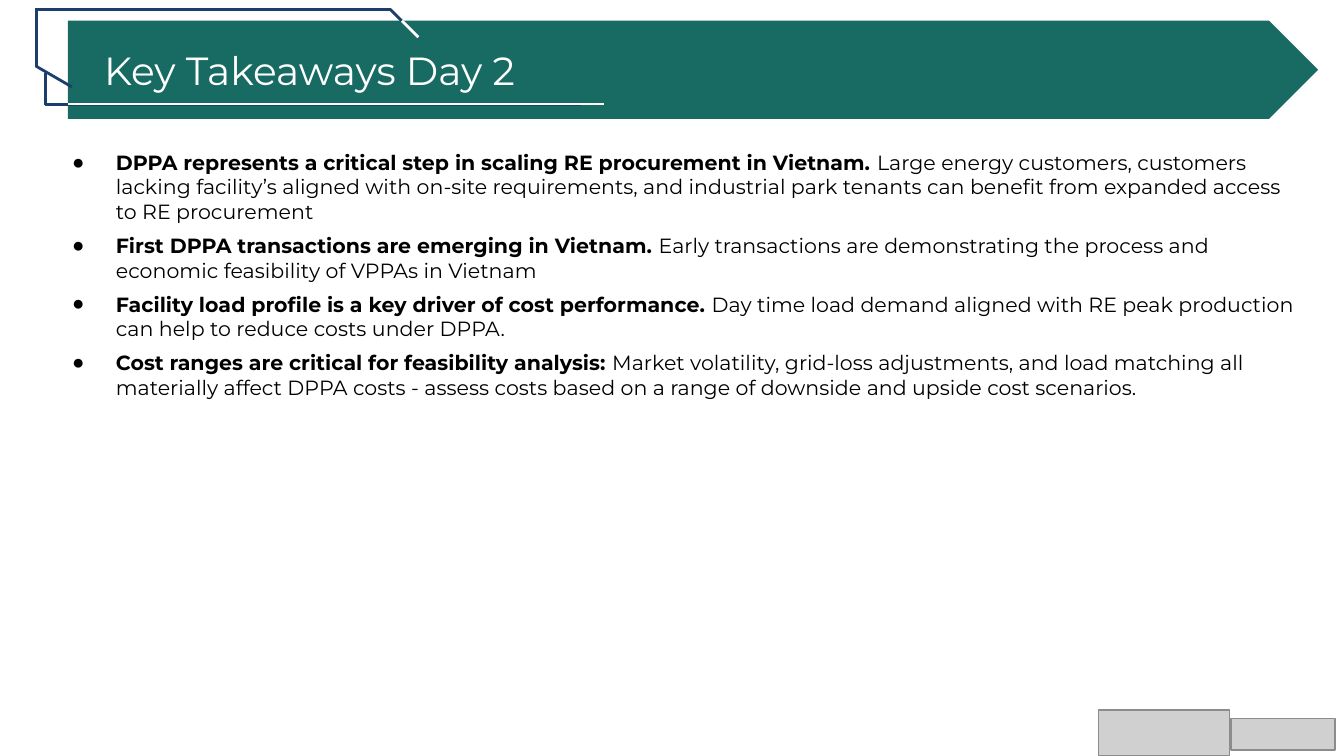
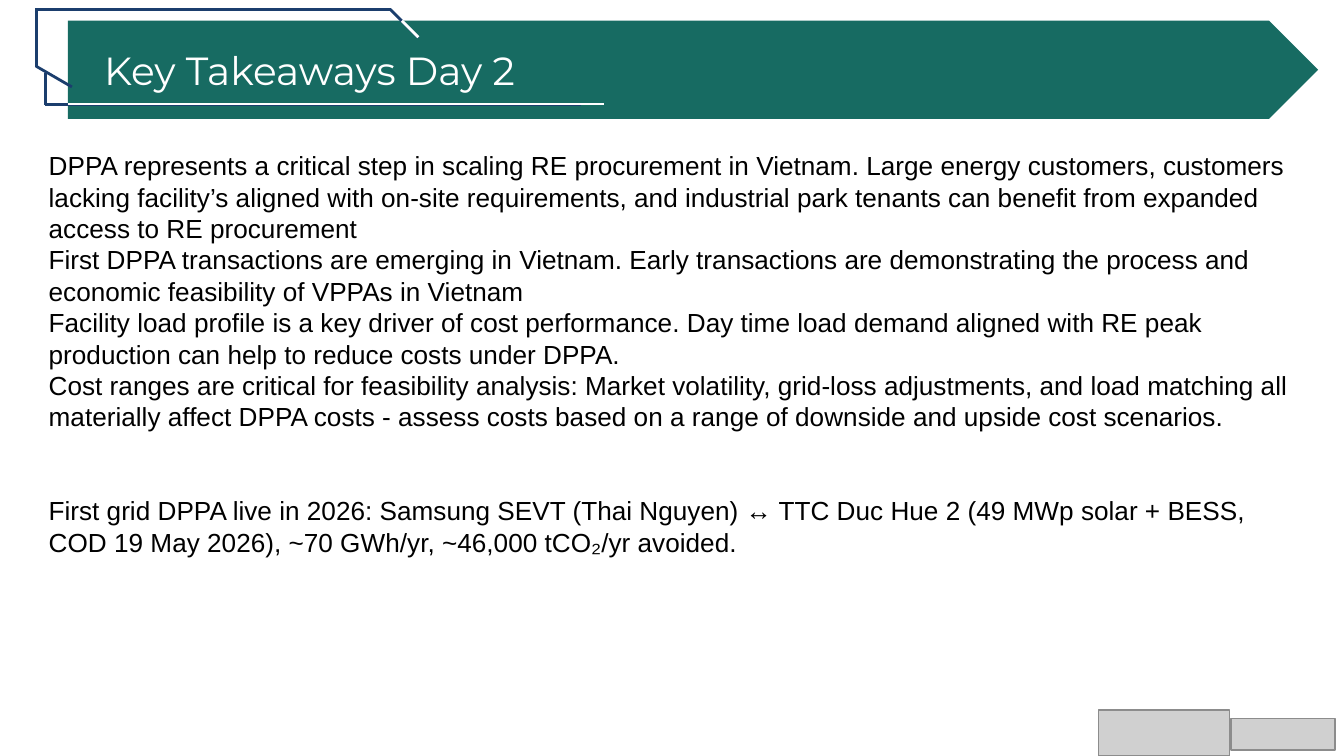
Before and after one commit to tah-allotrope/dppa-case, a slide deck: slide 40 of ceba/CEBA DPPA 2026.pptx. Drawn at 1344x756 pixels with LibreOffice and Linux fonts; fonts in the diff are those of the drawing; grey boxes stand for pictures. Boxes give left, top, right and bottom in pixels: in the first picture for what was removed or moved away, otherwise in the second. Text is boxed around its words. In the diff, an @@ line names an element or a change of style, - is before the commit and + after.

```diff
--- a/ceba/CEBA DPPA 2026.pptx
+++ b/ceba/CEBA DPPA 2026.pptx
@@ text at [49,156,1287,558]: text changed; size 11 to 14 pt; font Montserrat to Arial @@
-● DPPA represents a critical step in scaling RE procurement in Vietnam. Large energy customers, customers lacking facility’s aligned with on-site requirements, and industrial park tenants can benefit from expanded access to RE procurement
-● First DPPA transactions are emerging in Vietnam. Early transactions are demonstrating the process and economic feasibility of VPPAs in Vietnam
-● Facility load profile is a key driver of cost performance. Day time load demand aligned with RE peak production can help to reduce costs under DPPA.
-● Cost ranges are critical for feasibility analysis: Market volatility, grid-loss adjustments, and load matching all materially affect DPPA costs - assess costs based on a range of downside and upside cost scenarios.
+DPPA represents a critical step in scaling RE procurement in Vietnam. Large energy customers, customers lacking facility’s aligned with on-site requirements, and industrial park tenants can benefit from expanded access to RE procurement
+First DPPA transactions are emerging in Vietnam. Early transactions are demonstrating the process and economic feasibility of VPPAs in Vietnam
+Facility load profile is a key driver of cost performance. Day time load demand aligned with RE peak production can help to reduce costs under DPPA.
+Cost ranges are critical for feasibility analysis: Market volatility, grid-loss adjustments, and load matching all materially affect DPPA costs - assess costs based on a range of downside and upside cost scenarios.
+First grid DPPA live in 2026: Samsung SEVT (Thai Nguyen) ↔ TTC Duc Hue 2 (49 MWp solar + BESS, COD 19 May 2026), ~70 GWh/yr, ~46,000 tCO₂/yr avoided.
```
Also in this commit, not shown: 6 other slides changed, 7 other files.
